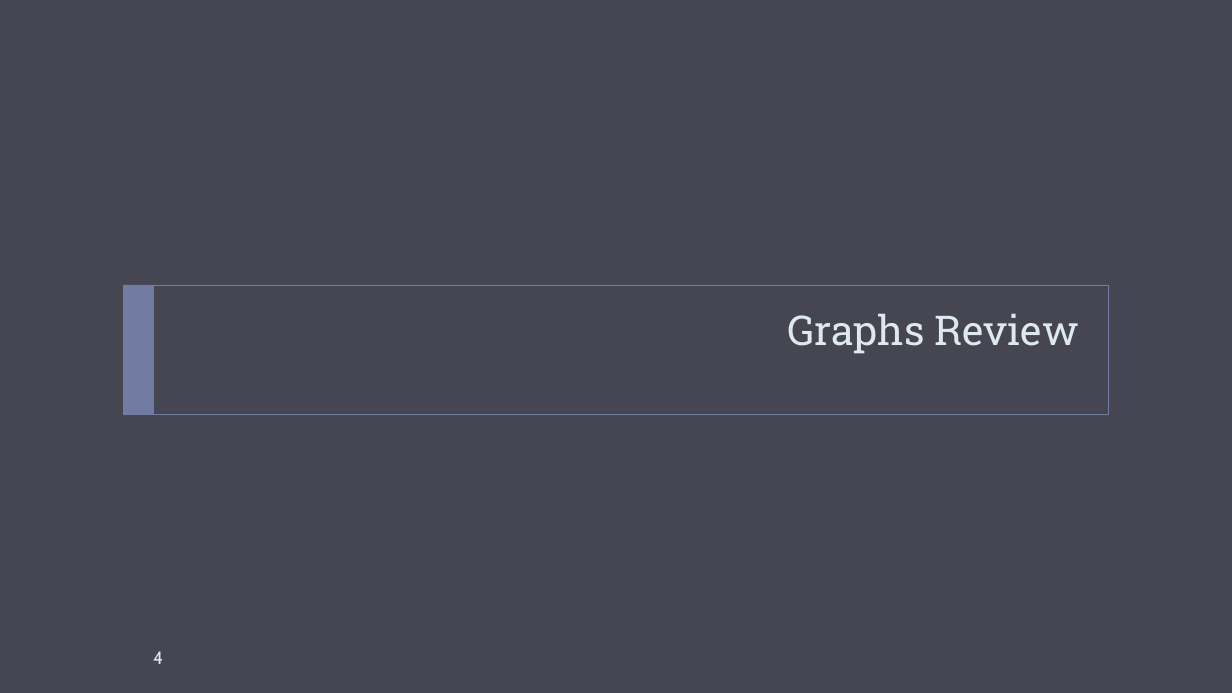
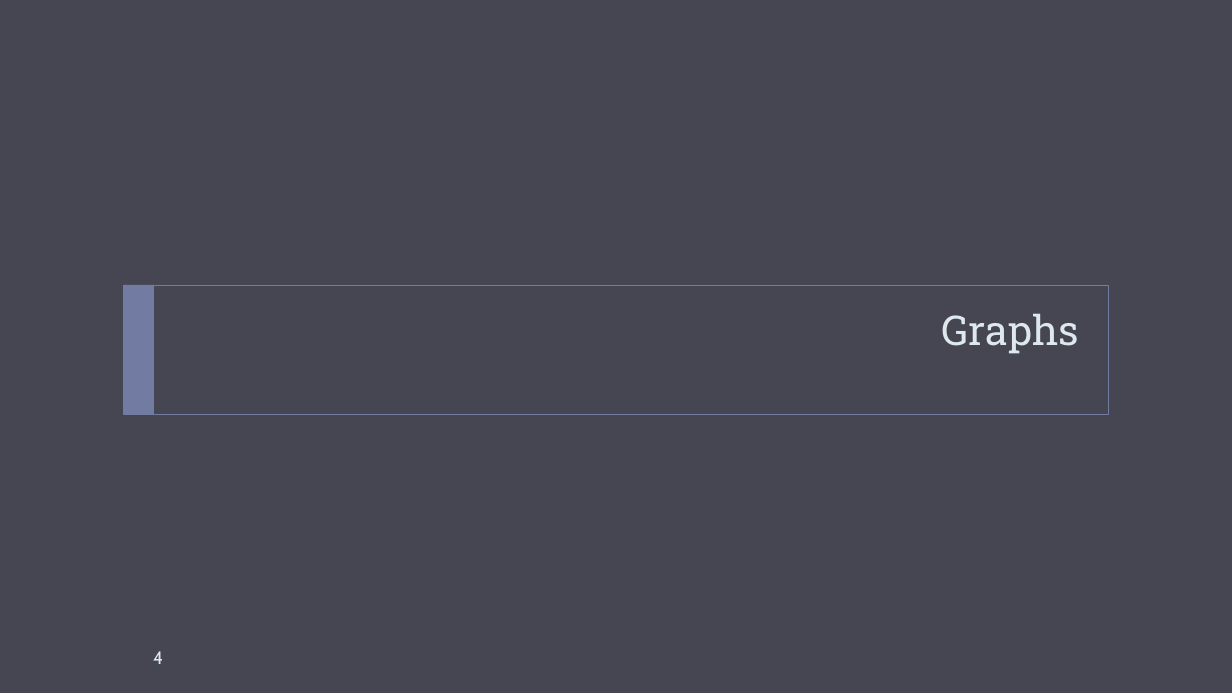
Before and after one commit to markfloryan/dsa2, a slide deck: slide 4 of slides/01-01-GraphsIntroBFS.pptx. Drawn at 1232x693 pixels with LibreOffice and Linux fonts; fonts in the diff are those of the drawing. Boxes give left, top, right and bottom in pixels: in the first picture for what was removed or moved away, otherwise in the second. Text is boxed around its words. In the diff, an @@ line names an element or a change of style, - is before the commit and + after.

```diff
--- a/slides/01-01-GraphsIntroBFS.pptx
+++ b/slides/01-01-GraphsIntroBFS.pptx
@@ title at (x1=942, y1=313, x2=1079, y2=354): text changed @@
-Graphs Review
+Graphs
```
Also in this commit, not shown: 3 other slides changed, 4 slides added, 1 other file.
